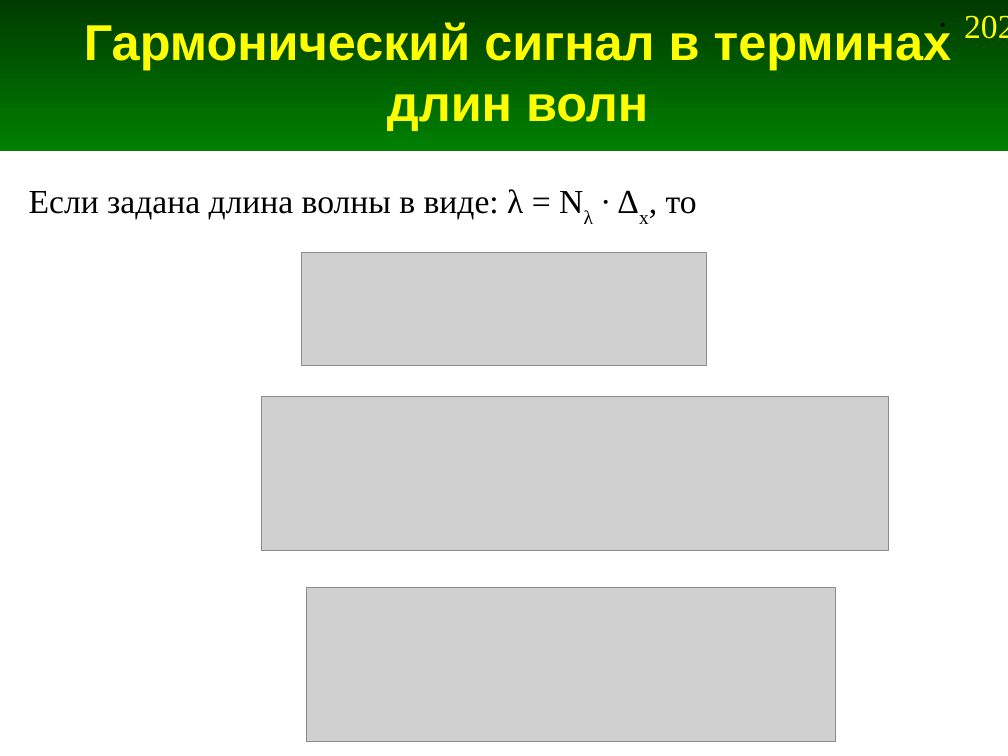
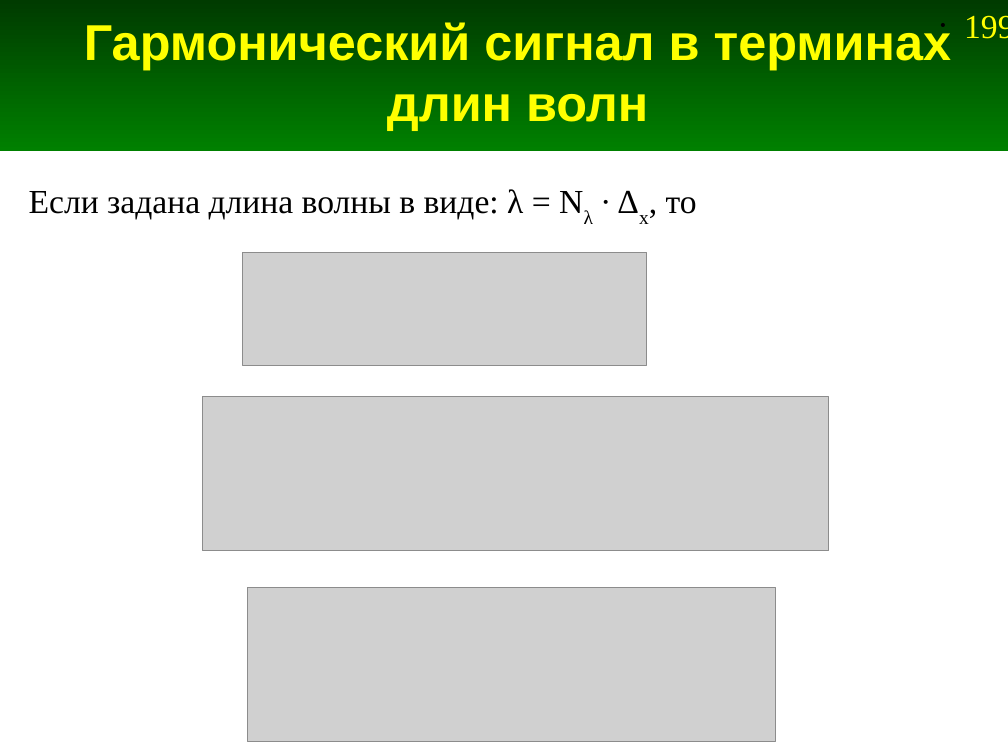
Before and after one commit to andris0147sv/modelling, a slide deck: slide 199 of presentations/2. FDTD.odp (slide 202 before the commit). Drawn at 1008x756 pixels with LibreOffice and Linux fonts; fonts in the diff are those of the drawing; grey boxes stand for pictures. Boxes give left, top, right and bottom in pixels: in the first picture for what was removed or moved away, otherwise in the second. Text is boxed around its words. In the diff, an @@ line names an element or a change of style, - is before the commit and + after.

```diff
--- a/presentations/2. FDTD.odp
+++ b/presentations/2. FDTD.odp
@@ page number at (964, 15, 1008, 39): text changed @@
-• 202
+• 199
@@ 3 pictures: place and size @@
-3 pictures at (262, 252, 889, 742)
+3 pictures at (203, 252, 830, 742)
```
Also in this commit, not shown: 6 other slides changed, 1 slide added, 4 slides removed, 6 other files.
